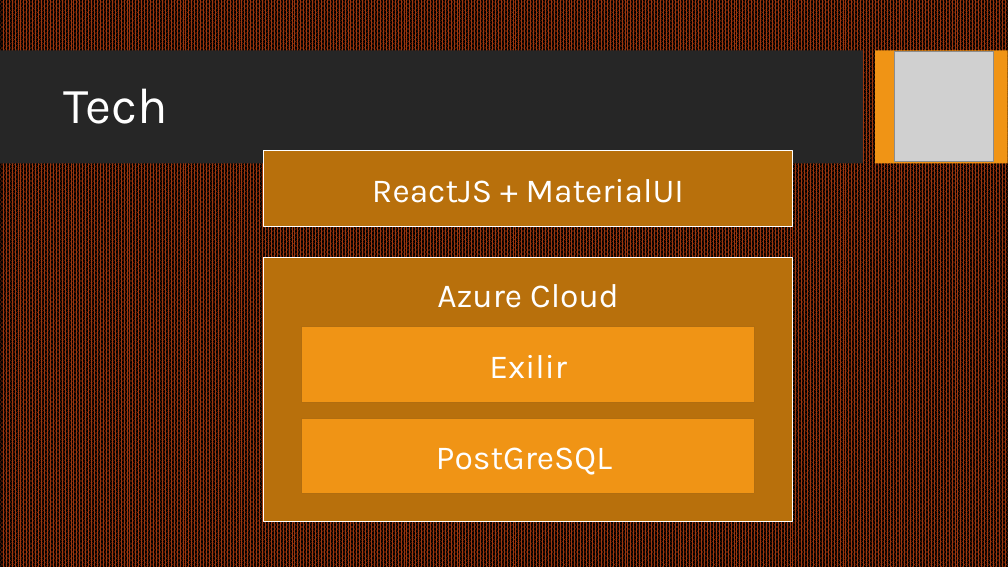
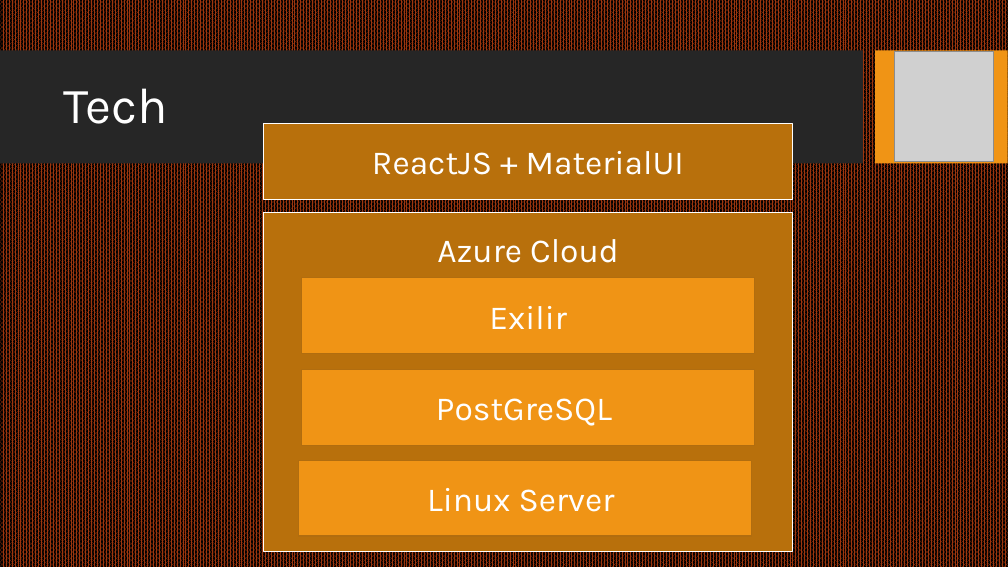
Before and after one commit to JayDougie/project_bb, a slide deck: slide 11 of Presentation.pptx. Drawn at 1008x567 pixels with LibreOffice and Linux fonts; fonts in the diff are those of the drawing; grey boxes stand for pictures; background and template pictures are left out. Boxes give left, top, right and bottom in pixels: in the first picture for what was removed or moved away, otherwise in the second. Text is boxed around its words. In the diff, an @@ line names an element or a change of style, - is before the commit and + after.

```diff
--- a/Presentation.pptx
+++ b/Presentation.pptx
@@ rectangle "ReactJS + MaterialUI": place and size @@
-rectangle "ReactJS + MaterialUI" at (264, 150, 793, 226)
+rectangle "ReactJS + MaterialUI" at (264, 123, 793, 199)
@@ rectangle "Azure Cloud": place and size @@
-rectangle "Azure Cloud" at (264, 257, 793, 522)
+rectangle "Azure Cloud" at (264, 213, 793, 552)
@@ rectangle "Exilir": place and size @@
-rectangle "Exilir" at (302, 327, 755, 402)
+rectangle "Exilir" at (302, 278, 755, 353)
@@ rectangle "PostGreSQL": place and size @@
-rectangle "PostGreSQL" at (302, 418, 755, 494)
+rectangle "PostGreSQL" at (302, 370, 755, 445)
@@ rectangle added at (298, 461, 752, 536), fill #F09415, outline #B26D10 1 pt, 32 pt, text #FFFFFF @@
+Linux Server
```
Also in this commit, not shown: 6 other slides changed, 1 other file.
